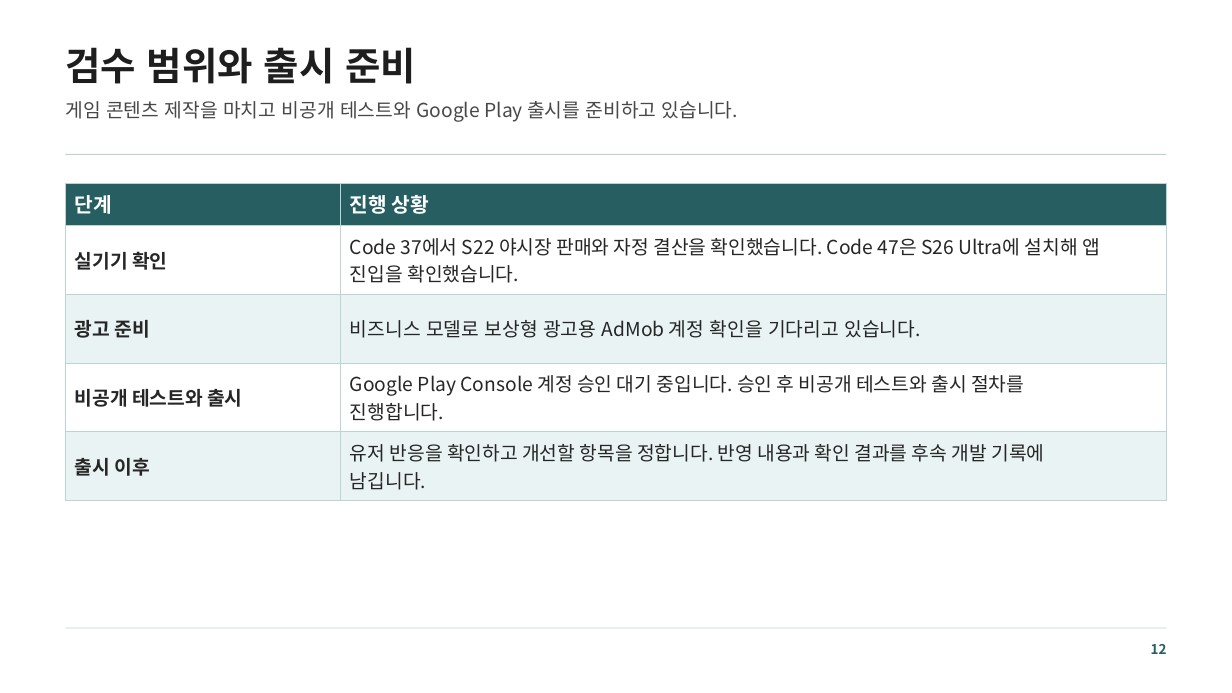
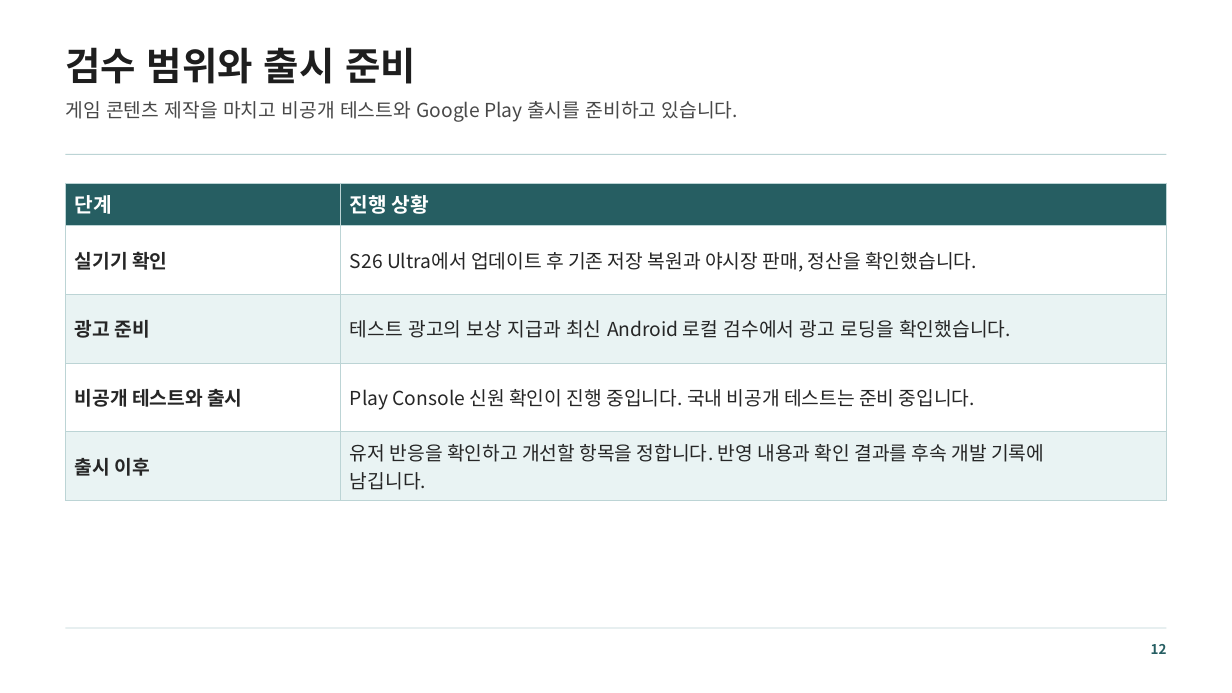
Before and after one commit to mjoon31/mjoon31, a slide deck: slide 12 of docs/assets/resources/ham-pocha/introduction.pptx. Drawn at 1232x693 pixels with LibreOffice and Linux fonts; fonts in the diff are those of the drawing. Boxes give left, top, right and bottom in pixels: in the first picture for what was removed or moved away, otherwise in the second. Text is boxed around its words. In the diff, an @@ line names an element or a change of style, - is before the commit and + after.

```diff
--- a/docs/assets/resources/ham-pocha/introduction.pptx
+++ b/docs/assets/resources/ham-pocha/introduction.pptx
@@ table at box(66, 183, 1167, 501) @@
-row 2, column 2: Code 37에서 S22 야시장 판매와 자정 결산을 확인했습니다. Code 47은 S26 Ultra에 설치해 앱 진입을 확인했습니다.
+row 2, column 2: S26 Ultra에서 업데이트 후 기존 저장 복원과 야시장 판매, 정산을 확인했습니다.
-row 3, column 2: 비즈니스 모델로 보상형 광고용 AdMob 계정 확인을 기다리고 있습니다.
+row 3, column 2: 테스트 광고의 보상 지급과 최신 Android 로컬 검수에서 광고 로딩을 확인했습니다.
-row 4, column 2: Google Play Console 계정 승인 대기 중입니다. 승인 후 비공개 테스트와 출시 절차를 / 진행합니다.
+row 4, column 2: Play Console 신원 확인이 진행 중입니다. 국내 비공개 테스트는 준비 중입니다.
```
Also in this commit, not shown: 6 other files.
